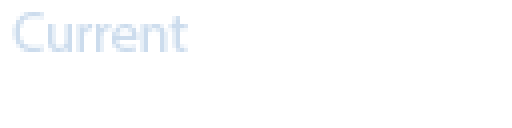
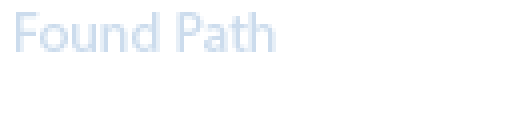
The second 512 x 128 image is a revision of the first. Changes to its layers:
renamed "Current" to "Found Path", painted on it over (x1=12, y1=12, x2=276, y2=52)
